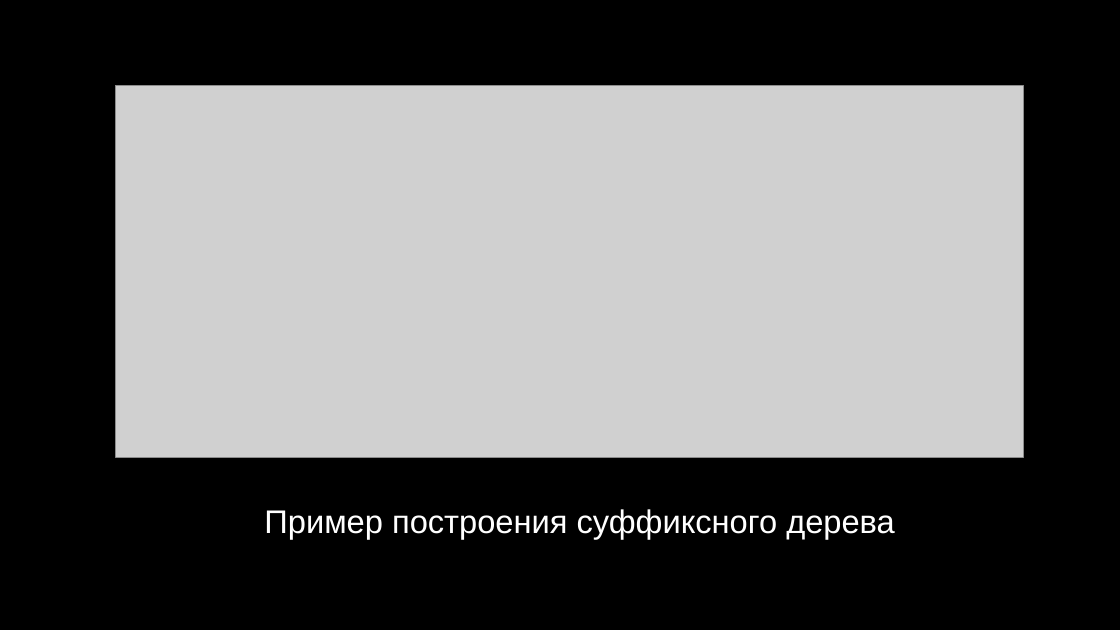
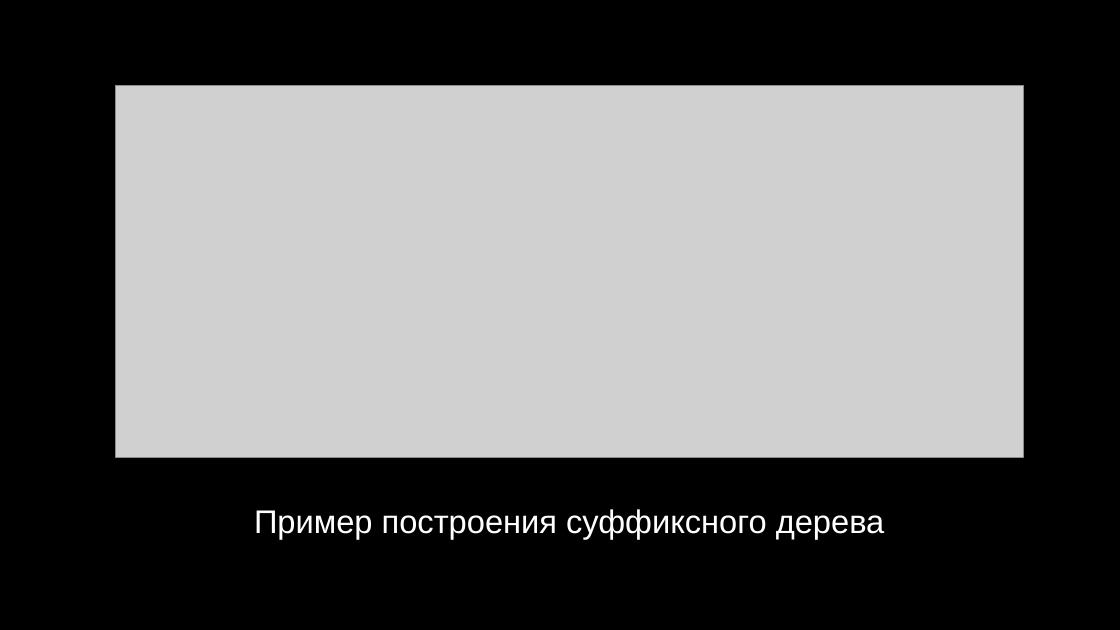
Before and after one commit to belkova-ea/McCreight-s-algo, a slide deck: slide 7 of Алгоритм МакКрейта.pptx (slide 6 before the commit). Drawn at 1120x630 pixels with LibreOffice and Linux fonts; fonts in the diff are those of the drawing; grey boxes stand for pictures; background and template pictures are left out. Boxes give left, top, right and bottom in pixels: in the first picture for what was removed or moved away, otherwise in the second. Text is boxed around its words. In the diff, an @@ line names an element or a change of style, - is before the commit and + after.

```diff
--- a/Алгоритм МакКрейта.pptx
+++ b/Алгоритм МакКрейта.pptx
@@ text "Пример построения суффиксного дерева": place and size @@
-text "Пример построения суффиксного дерева" at (264, 509, 895, 539)
+text "Пример построения суффиксного дерева" at (254, 509, 885, 539)
```
Also in this commit, not shown: 6 other slides changed, 1 slide added, 1 slide removed, 5 other files.
